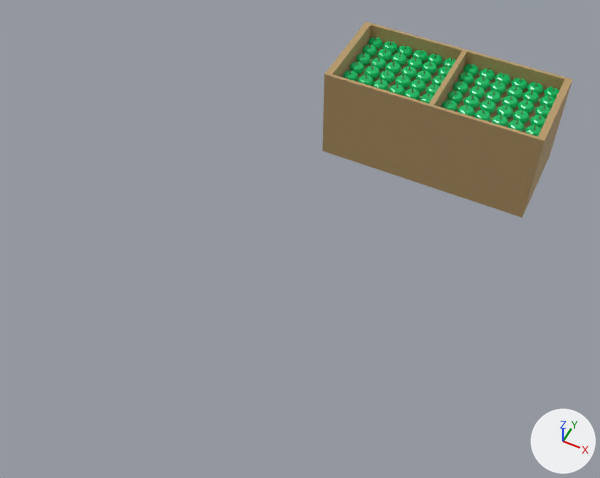
The glTF model public/assets/green_apple_box/green_apple_box.gltf, before and after one commit.
The view is the same before and after, from a 50 mm camera at (15.8, -19.3, 25.9) aimed at (5.8, 0.7, 0.9). The axes (+X, +Y, +Z) are drawn at lower right. The lights are the same throughout. Where no turn or scale is listed for an object, it has been applied to the vertices. Vertices at the same position are counted once.

Names of what the first picture shows: 'Cube.002', 'apple_001.002', 'apple_001.006'.
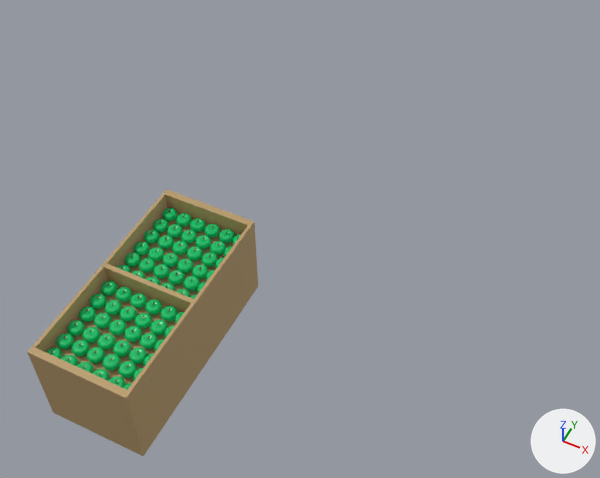
Changed parts and their boxes (x1, y1, x2, y2) in the pictures (600 x 478 px):
'apple_001.006', reshaped, moved, turned: before (342, 36, 456, 103); after (27, 189, 258, 456)
'Cube.002', deleted (brown): before (322, 22, 573, 217)
'apple_001.002', deleted: before (441, 64, 559, 136)
part 1 of me_mesh_020, added: after (100, 281, 118, 296)
part 2 of me_mesh_020, added: after (115, 287, 133, 303)
part 3 of me_mesh_020, added: after (130, 293, 148, 309)
part 4 of me_mesh_020, added: after (145, 299, 163, 315)
part 5 of me_mesh_020, added: after (160, 306, 178, 322)
part 6 of me_mesh_020, added: after (175, 312, 191, 324)
part 7 of me_mesh_020, added: after (89, 294, 107, 309)
part 8 of me_mesh_020, added: after (104, 300, 122, 316)
part 9 of me_mesh_020, added: after (119, 306, 137, 322)
part 10 of me_mesh_020, added: after (134, 313, 152, 329)
part 11 of me_mesh_020, added: after (150, 319, 168, 336)
part 12 of me_mesh_020, added: after (164, 326, 181, 338)
part 13 of me_mesh_020, added: after (78, 306, 96, 322)
part 14 of me_mesh_020, added: after (94, 313, 112, 329)
part 15 of me_mesh_020, added: after (109, 319, 127, 336)
part 16 of me_mesh_020, added (brown): after (27, 189, 258, 456)

The change, as a diff of the scene's bpy script:
```diff
--- a/public/assets/green_apple_box/green_apple_box.gltf.py
+++ b/public/assets/green_apple_box/green_apple_box.gltf.py
@@ me_mesh_020 @@
 # used by ob_apple_001_006; location = (4.87, 6.63, 3.87); scale = (8.25, 8.25, 8.25)
-me_mesh_020.from_pydata(...)  # 2340 vertices, 4320 faces; spans x -0.043..0.47, y -0.043..0.456, z 0.0..0.072
+me_mesh_020.from_pydata(...)  # 4704 vertices, 8680 faces; spans x -0.08..1.038, y -0.059..0.456, z -0.393..0.121
+# me_mesh_020 part 1: the loose piece of 53 vertices spanning x 0.384..0.47, y -0.043..0.042, z 0.0..0.054 is copied, and the copy is moved by (0.111, 0.0, 0.0); it spans x 0.495..0.581, y -0.043..0.042, z 0.0..0.054
+# me_mesh_020 part 2: the loose piece of 53 vertices spanning x 0.384..0.47, y 0.043..0.127, z 0.0..0.054 is copied, and the copy is moved by (0.111, 0.0, 0.0); it spans x 0.495..0.581, y 0.043..0.127, z 0.0..0.054
+# me_mesh_020 part 3: the loose piece of 53 vertices spanning x 0.384..0.47, y 0.126..0.211, z 0.0..0.054 is copied, and the copy is moved by (0.111, 0.0, 0.0); it spans x 0.495..0.581, y 0.126..0.211, z 0.0..0.054
+# me_mesh_020 part 4: the loose piece of 53 vertices spanning x 0.384..0.47, y 0.21..0.294, z 0.0..0.054 is copied, and the copy is moved by (0.111, 0.0, 0.0); it spans x 0.495..0.581, y 0.21..0.294, z 0.0..0.054
+# me_mesh_020 part 5: the loose piece of 53 vertices spanning x 0.384..0.47, y 0.295..0.379, z 0.0..0.054 is copied, and the copy is moved by (0.111, 0.0, 0.0); it spans x 0.495..0.581, y 0.295..0.379, z 0.0..0.054
+# me_mesh_020 part 6: the loose piece of 53 vertices spanning x 0.384..0.47, y 0.372..0.456, z 0.0..0.054 is copied, and the copy is moved by (0.111, 0.0, 0.0); it spans x 0.495..0.581, y 0.372..0.456, z 0.0..0.054
+# me_mesh_020 part 7: the loose piece of 53 vertices spanning x 0.384..0.47, y -0.043..0.042, z 0.0..0.054 is copied, and the copy is moved by (0.198, 0.0, 0.0); it spans x 0.583..0.668, y -0.043..0.042, z 0.0..0.054
+# me_mesh_020 part 8: the loose piece of 53 vertices spanning x 0.384..0.47, y 0.043..0.127, z 0.0..0.054 is copied, and the copy is moved by (0.198, 0.0, 0.0); it spans x 0.583..0.668, y 0.043..0.127, z 0.0..0.054
+# me_mesh_020 part 9: the loose piece of 53 vertices spanning x 0.384..0.47, y 0.126..0.211, z 0.0..0.054 is copied, and the copy is moved by (0.198, 0.0, 0.0); it spans x 0.583..0.668, y 0.126..0.211, z 0.0..0.054
+# me_mesh_020 part 10: the loose piece of 53 vertices spanning x 0.384..0.47, y 0.21..0.294, z 0.0..0.054 is copied, and the copy is moved by (0.198, 0.0, 0.0); it spans x 0.583..0.668, y 0.21..0.294, z 0.0..0.054
+# me_mesh_020 part 11: the loose piece of 53 vertices spanning x 0.384..0.47, y 0.295..0.379, z 0.0..0.054 is copied, and the copy is moved by (0.198, 0.0, 0.0); it spans x 0.583..0.668, y 0.295..0.379, z 0.0..0.054
+# me_mesh_020 part 12: the loose piece of 53 vertices spanning x 0.384..0.47, y 0.372..0.456, z 0.0..0.054 is copied, and the copy is moved by (0.198, 0.0, 0.0); it spans x 0.583..0.668, y 0.372..0.456, z 0.0..0.054
+# me_mesh_020 part 13: the loose piece of 53 vertices spanning x 0.384..0.47, y -0.043..0.042, z 0.0..0.054 is copied, and the copy is moved by (0.282, 0.0, 0.0); it spans x 0.666..0.752, y -0.043..0.042, z 0.0..0.054
+# me_mesh_020 part 14: the loose piece of 53 vertices spanning x 0.384..0.47, y 0.043..0.127, z 0.0..0.054 is copied, and the copy is moved by (0.282, 0.0, 0.0); it spans x 0.666..0.752, y 0.043..0.127, z 0.0..0.054
+# me_mesh_020 part 15: the loose piece of 53 vertices spanning x 0.384..0.47, y 0.126..0.211, z 0.0..0.054 is copied, and the copy is moved by (0.282, 0.0, 0.0); it spans x 0.666..0.752, y 0.126..0.211, z 0.0..0.054
+# me_mesh_020 part 16: 1389 vertices added at x -0.08..1.038, y -0.059..0.456, z -0.393..0.121
 me_mesh_020.materials.append(mat_material_003)
+me_mesh_020.materials.append(mat_material_002)  # brown #b99b6a
@@ ob_apple_001_006 @@
 ob_apple_001_006 = bpy.data.objects.new('apple_001.006', me_mesh_020)
-ob_apple_001_006.location = (4.87, 6.63, 3.87)
+ob_apple_001_006.location = (0.0, 0.0, 0.0)
+ob_apple_001_006.rotation_euler = (0.0, 0.0, -1.567)  # degrees (0, 0, -90)
 ob_apple_001_006.scale = (8.25, 8.25, 8.25)
@@ ob_cube_002 @@
-ob_cube_002 = bpy.data.objects.new('Cube.002', me_cube_001)
@@ ob_apple_001_002 @@
-ob_apple_001_002 = bpy.data.objects.new('apple_001.002', me_mesh_001)
```
